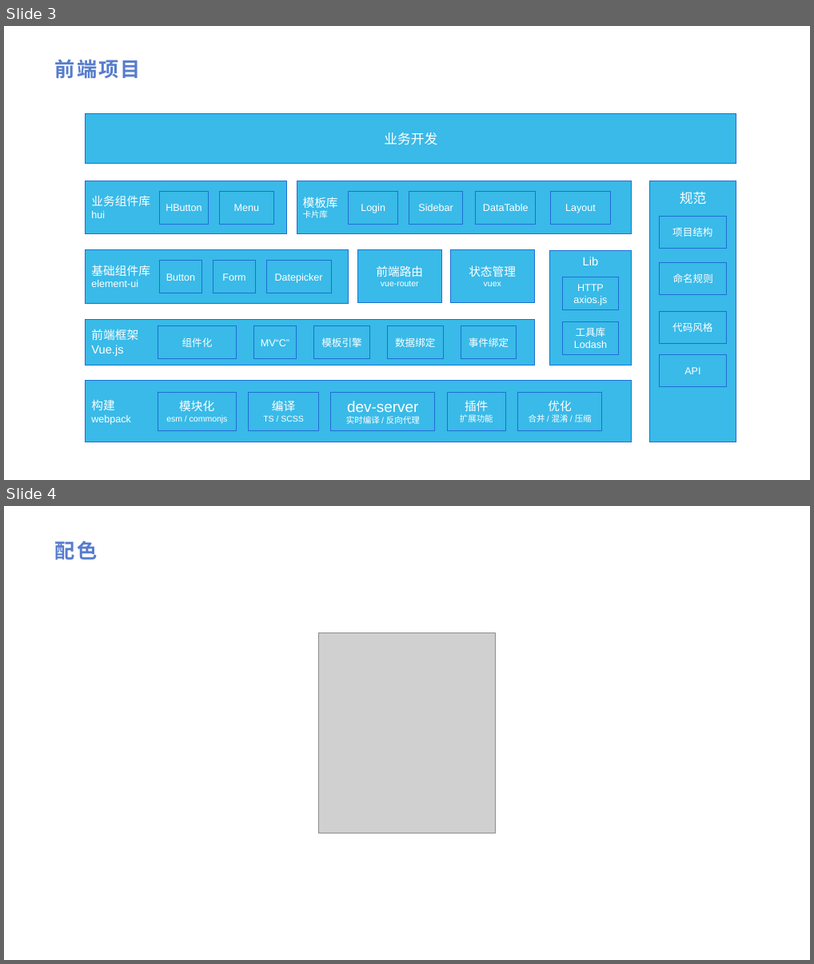
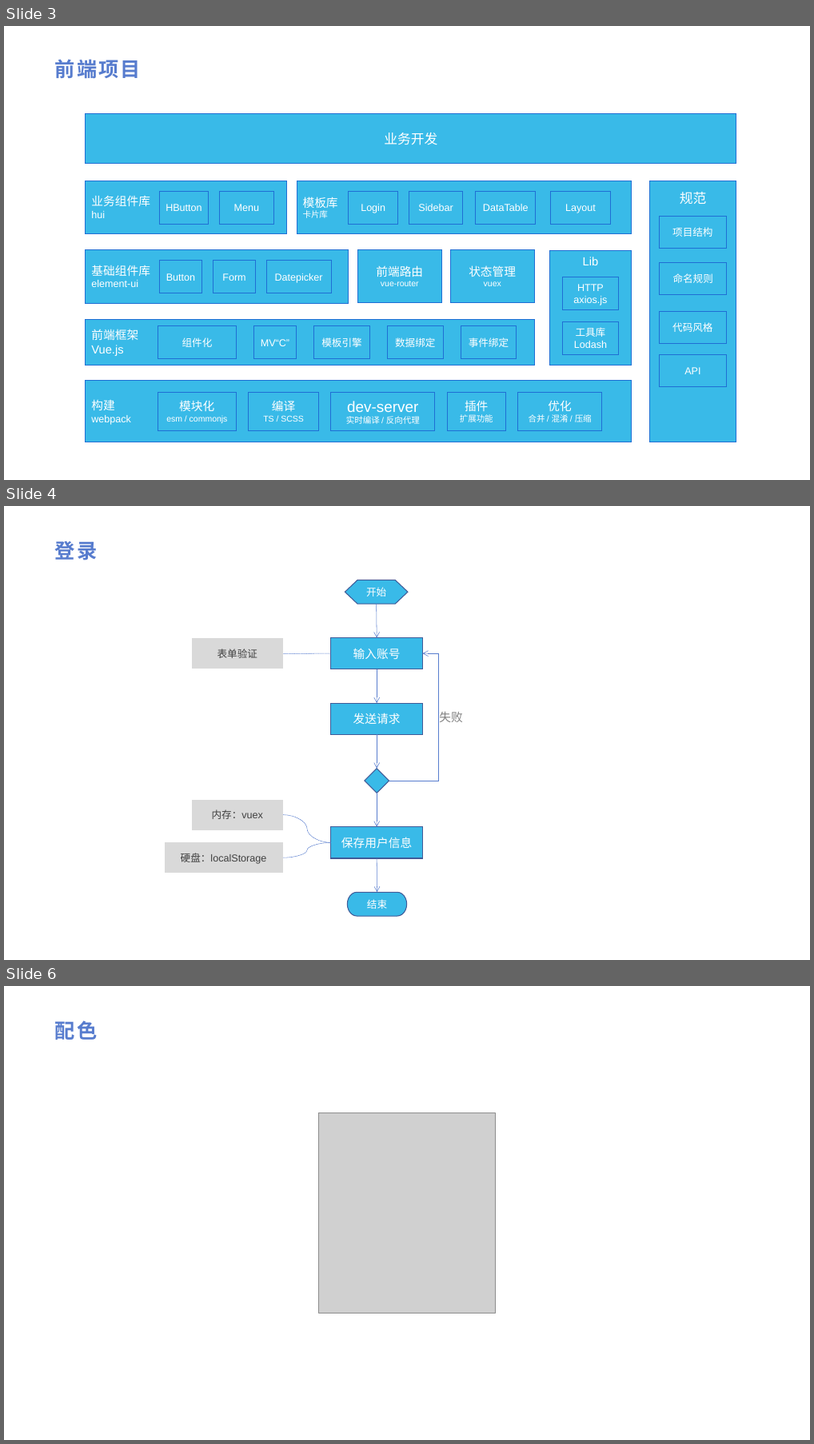
Before and after one commit to forwardNow/blog, a slide deck: docs/.vuepress/public/前端.pptx. Shown one above the other, each under a label of ours: slides 3 and 4 before the commit, slides 3, 4 and 6 after it; the slides between them are not shown. The pictures are 814x964 and 814x1444 pixels, drawn with LibreOffice and Linux fonts; fonts in the diff are those of the drawing; grey boxes stand for pictures. Boxes give left, top, right and bottom in pixels: in the first picture for what was removed or moved away, otherwise in the second. Text is boxed around its words. In the diff, an @@ line names an element or a change of style, - is before the commit and + after.

Commit message:
【docs\framework\03.基础功能模块.md】：1. 登录，2. 应用初始化

```diff
--- a/docs/.vuepress/public/前端.pptx
+++ b/docs/.vuepress/public/前端.pptx
@@ slide 4 added at (4, 506, 810, 960), background #FFFFFF @@
@@ title added at (55, 541, 97, 560), 24 pt, text #577CCE, bold @@
+登录
@@ flow chart preparation added at (345, 580, 408, 604), fill #39BAE8, outline #405C98 1 pt, 12 pt, text #FFFFFF @@
+开始
@@ arrow added from (377, 604) to (378, 638), #577CCE 0.5 pt @@
@@ rectangle added at (191, 638, 283, 669), fill #D9D9D9, outline #FFFFFF 1 pt, 12 pt, text #404040 @@
+表单验证
@@ rectangle added at (331, 638, 423, 669), fill #39BAE8, outline #405C98 1 pt, 14 pt, text #FFFFFF @@
+输入账号
@@ curved line added from (331, 654) to (283, 654), #577CCE 0.5 pt dashed @@
@@ arrow added from (378, 669) to (378, 704), #577CCE 0.5 pt @@
@@ elbow arrow added from (390, 780) to (422, 654), #577CCE 0.5 pt @@
@@ rectangle added at (331, 704, 423, 735), fill #39BAE8, outline #405C98 1 pt, 14 pt, text #FFFFFF @@
+发送请求
@@ text added at (439, 711, 462, 722), 14 pt, text #808080 @@
+失败
@@ arrow added from (378, 734) to (378, 768), #577CCE 0.5 pt @@
@@ diamond added at (365, 768, 390, 792), fill #39BAE8, outline #405C98 1 pt @@
@@ arrow added from (378, 792) to (378, 827), #577CCE 0.5 pt @@
@@ rectangle added at (191, 799, 283, 830), fill #D9D9D9, outline #FFFFFF 1 pt, 12 pt, text #404040 @@
+内存：vuex
@@ curved line added from (331, 842) to (283, 815), #577CCE 0.5 pt dashed @@
@@ rectangle added at (331, 827, 423, 858), fill #39BAE8, outline #405C98 1 pt, 14 pt, text #FFFFFF @@
+保存用户信息
@@ rectangle added at (164, 842, 283, 873), fill #D9D9D9, outline #FFFFFF 1 pt, 12 pt, text #404040 @@
+硬盘：localStorage
@@ curved line added from (331, 842) to (283, 857), #577CCE 0.5 pt dashed @@
@@ arrow added from (378, 858) to (378, 892), #577CCE 0.5 pt @@
@@ pill shape added at (348, 892, 407, 916), fill #39BAE8, outline #405C98 1 pt, 12 pt, text #FFFFFF @@
+结束
@@ what was slide 4 is now slide 6 @@
```
Also in this commit, not shown: 1 other slide added, 3 other files.
